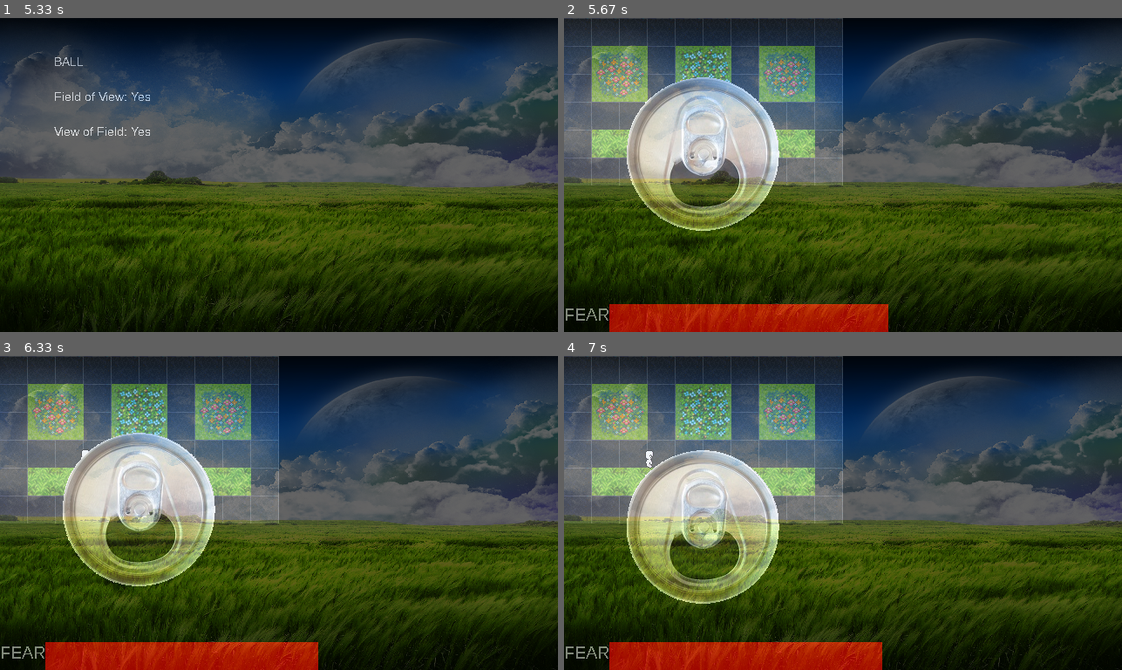
Above: before the commit, frames 1-4 (two rows, left to right).
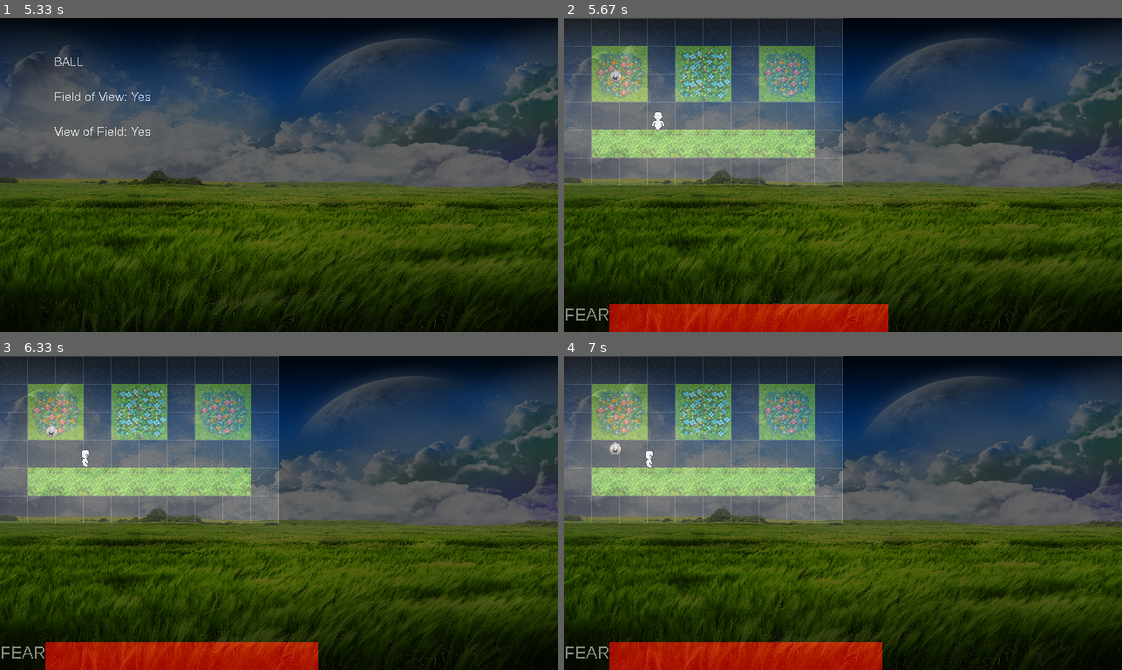
Above: after the commit, the same moments.

Repository: DiscoBizzle/Ghost-Simulator
Game: pygame game, started from Main.py
Two runs of this game, one before a commit and one after it. Both use one fixed random seed, a clock stepped at 60 frames per second and the inputs below. The source is Python 2; it was converted automatically to run under Python 3.
Inputs (mouse positions are in pixels of both pictures, inside the frame that each line leads up to):
- Up to frame 1 (5.33 s): press the mouse at (50, 68) at 0.37 s; move the mouse to (189, 83) at 0.47 s; release the mouse at (329, 99) at 0.6 s; hold Right 0.67-1.13 s; click (167, 124) at 1.72 s; press the mouse at (167, 124) at 2.03 s; move the mouse to (178, 99) at 2.13 s; release the mouse at (189, 71) at 2.27 s; press the mouse at (167, 124) at 2.37 s; move the mouse to (312, 96) at 2.47 s; release the mouse at (457, 68) at 2.6 s; press the mouse at (167, 124) at 2.7 s; move the mouse to (117, 140) at 2.8 s; release the mouse at (72, 153) at 2.93 s; press the mouse at (167, 124) at 3.03 s; move the mouse to (212, 112) at 3.13 s; release the mouse at (256, 99) at 3.27 s; press the mouse at (167, 124) at 3.37 s; move the mouse to (284, 124) at 3.47 s; release the mouse at (407, 127) at 3.6 s; press the mouse at (167, 124) at 3.7 s; move the mouse to (212, 90) at 3.8 s; release the mouse at (251, 55) at 3.93 s; press the mouse at (167, 124) at 4.03 s; move the mouse to (145, 137) at 4.13 s; release the mouse at (122, 146) at 4.27 s; press the mouse at (167, 124) at 4.37 s; move the mouse to (206, 102) at 4.47 s; release the mouse at (245, 80) at 4.6 s; click (94, 109) at 4.72 s; press the mouse at (94, 109) at 5.03 s; move the mouse to (100, 99) at 5.13 s; release the mouse at (106, 87) at 5.27 s
- Up to frame 2 (5.67 s): click (647, 58) at 5.38 s
- Up to frame 3 (6.33 s): press the mouse at (50, 412) at 5.7 s; move the mouse to (161, 406) at 5.8 s; release the mouse at (279, 396) at 5.93 s; tap Left at 6 s
- Up to frame 4 (7 s): click (614, 431) at 6.38 s; click (826, 522) at 6.72 s

Frame 1 is identical in both runs. In frame 2, 9.2% of the frame differs, in the area x 8-39%, y 16-68%; in frame 3, 9.2%; in frame 4, 9.3%, in the area x 8-39%, y 27-79%.

Commit message:
test "character" added

Diff:
--- a/GameClass.py
+++ b/GameClass.py
@@ -27,6 +27,8 @@
         self.testchar.velocity = (0, 1)
 
         self.objects = [self.player1, self.testchar]
+        self.disp_object_stats = False
+        self.object_stats = None
 
         self.keys = { pygame.K_DOWN: False, pygame.K_UP: False, pygame.K_LEFT: False, pygame.K_RIGHT: False, pygame.K_ESCAPE: False}
 
@@ -46,7 +48,8 @@
             pygame.KEYUP: self.handle_keys,
             pygame.QUIT: self.quit_game,
             pygame.MOUSEBUTTONDOWN: self.mouse_click,
-            pygame.JOYHATMOTION: self.handle_joy
+            pygame.JOYHATMOTION: self.handle_joy,
+            pygame.MOUSEMOTION: self.mouse_motion,
         }
 
         self.map = Maps.Map('tiles/martin.png', 'tiles/martin.json')
@@ -98,14 +101,16 @@
                 self.surface.blit(self.player1.spriteSheet, self.player1.coord, self.player1.frameRect)
                 self.surface.blit(self.testchar.sprite, self.testchar.coord)
 
-            font = pygame.font.SysFont('helvetica', 20)
-            size = font.size("FEAR")
-            fear_txt = font.render("FEAR", 0, (200, 200, 200))
-            self.surface.blit(fear_txt, (0, self.dimensions[1]-32))
-            fear_bar = pygame.Surface((self.dimensions[0]*self.player1.fear/MAX_FEAR, 32))
-            fear_bar.fill((255, 0, 0))
-            self.surface.blit(fear_bar, (size[0], self.dimensions[1]-32))
+                font = pygame.font.SysFont('helvetica', 20)
+                size = font.size("FEAR")
+                fear_txt = font.render("FEAR", 0, (200, 200, 200))
+                self.surface.blit(fear_txt, (0, self.dimensions[1]-32))
+                fear_bar = pygame.Surface((self.dimensions[0]*self.player1.fear/MAX_FEAR, 32))
+                fear_bar.fill((255, 0, 0))
+                self.surface.blit(fear_bar, (size[0], self.dimensions[1]-32))
 
+                if self.disp_object_stats:
+                    self.surface.blit(self.object_stats[0], self.object_stats[1])
 
         if self.options['VOF']:
             self.surface.blit(self.field, (0, 0))
@@ -126,6 +131,15 @@
     def mouse_click(self, event):
         if self.GameState == MAIN_MENU:
             self.Menu.mouse_event(event)
+
+    def mouse_motion(self, event):
+        for o in self.objects:
+            if o.rect.collidepoint(event.pos) and isinstance(o, character.Character):
+                self.disp_object_stats = True
+                self.object_stats = (o.info_sheet, event.pos)
+                return
+        self.disp_object_stats = False
+        self.object_stats = None
 
     def handle_joy(self, event):
         if event.type == pygame.JOYHATMOTION:
--- a/GameObject.py
+++ b/GameObject.py
@@ -15,6 +15,7 @@
 
     def update(self):
         self.move()
+        self.rect = pygame.Rect(self.coord, self.dimensions)
 
     def move(self):
         pro_pos = (self.coord[0] + self.velocity[0], self.coord[1] + self.velocity[1])
--- a/character.py
+++ b/character.py
@@ -116,7 +116,7 @@
     stats.setdefault('fears', gen_fears())
     stats.setdefault('gender', random.choice(('m','f')))
     stats.setdefault('name', gen_name(stats['gender']))
-    stats.setdefault('image_name', 'characters/Sprite_top.png')
+    stats.setdefault('image_name', 'characters/Sprite_front.png')
 
     return stats
 
@@ -153,7 +153,8 @@
         self.fears = stats['fears']
         self.stats = stats
         self.info_sheet = self.draw_info_sheet()
-        self.sprite = pygame.image.load('characters/Sprite_top.png').convert()
+        self.sprite = pygame.image.load('characters/Sprite_top.png')
+        self.sprite = pygame.transform.scale(self.sprite, self.dimensions).convert()
         self.sprite.set_colorkey((255, 0, 255))
 
     def get_stats(self, name):
